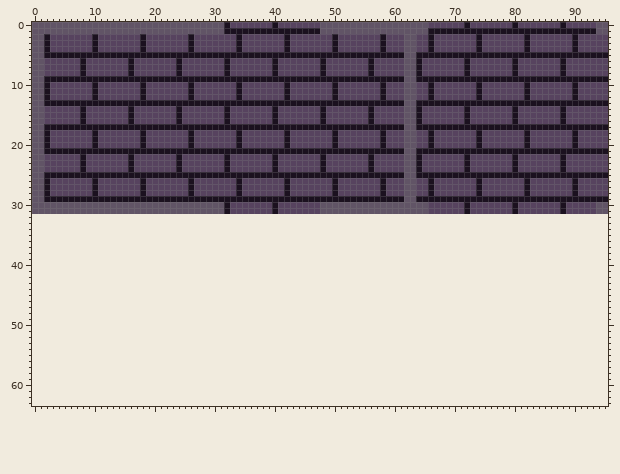
One commit to this pixel-art file: helping hand/art/dungtile.aseprite. The picture above was drawn from the file before the commit.
96x32 pixels, 1 frame. The old version is drawn lined up with the new one, on the new canvas.
After the commit:
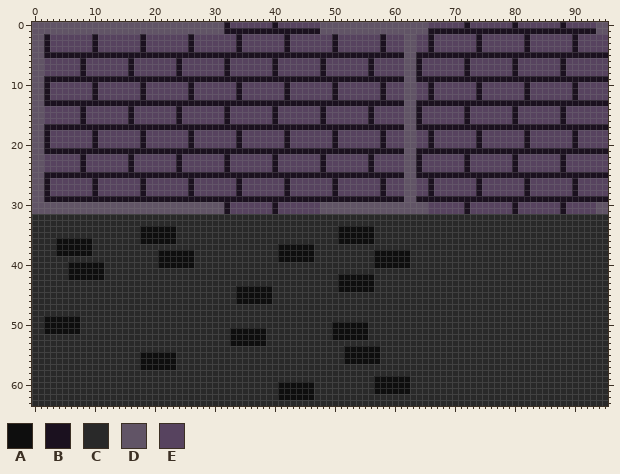
Palette (. is transparent): A #0e0e0e  B #1b111f  C #292929  D #615466  E #57435f
What changed:
canvas 96x32 -> 96x64
y 32..33: x 0..95 ................................................................................................ -> CCCCCCCCCCCCCCCCCCCCCCCCCCCCCCCCCCCCCCCCCCCCCCCCCCCCCCCCCCCCCCCCCCCCCCCCCCCCCCCCCCCCCCCCCCCCCCCC
y 34..35: x 0..95 ................................................................................................ -> CCCCCCCCCCCCCCCCCCAAAAAACCCCCCCCCCCCCCCCCCCCCCCCCCCAAAAAACCCCCCCCCCCCCCCCCCCCCCCCCCCCCCCCCCCCCCC
y 36: x 0..95 ................................................................................................ -> CCCCAAAAAACCCCCCCCAAAAAACCCCCCCCCCCCCCCCCCCCCCCCCCCAAAAAACCCCCCCCCCCCCCCCCCCCCCCCCCCCCCCCCCCCCCC
y 37: x 0..95 ................................................................................................ -> CCCCAAAAAACCCCCCCCCCCCCCCCCCCCCCCCCCCCCCCAAAAAACCCCCCCCCCCCCCCCCCCCCCCCCCCCCCCCCCCCCCCCCCCCCCCCC
y 38: x 0..95 ................................................................................................ -> CCCCAAAAAACCCCCCCCCCCAAAAAACCCCCCCCCCCCCCAAAAAACCCCCCCCCCAAAAAACCCCCCCCCCCCCCCCCCCCCCCCCCCCCCCCC
y 39: x 0..95 ................................................................................................ -> CCCCCCCCCCCCCCCCCCCCCAAAAAACCCCCCCCCCCCCCAAAAAACCCCCCCCCCAAAAAACCCCCCCCCCCCCCCCCCCCCCCCCCCCCCCCC
y 40: x 0..95 ................................................................................................ -> CCCCCCAAAAAACCCCCCCCCAAAAAACCCCCCCCCCCCCCCCCCCCCCCCCCCCCCAAAAAACCCCCCCCCCCCCCCCCCCCCCCCCCCCCCCCC
y 41: x 0..95 ................................................................................................ -> CCCCCCAAAAAACCCCCCCCCCCCCCCCCCCCCCCCCCCCCCCCCCCCCCCCCCCCCCCCCCCCCCCCCCCCCCCCCCCCCCCCCCCCCCCCCCCC
y 42: x 0..95 ................................................................................................ -> CCCCCCAAAAAACCCCCCCCCCCCCCCCCCCCCCCCCCCCCCCCCCCCCCCAAAAAACCCCCCCCCCCCCCCCCCCCCCCCCCCCCCCCCCCCCCC
y 43: x 0..95 ................................................................................................ -> CCCCCCCCCCCCCCCCCCCCCCCCCCCCCCCCCCCCCCCCCCCCCCCCCCCAAAAAACCCCCCCCCCCCCCCCCCCCCCCCCCCCCCCCCCCCCCC
y 44: x 0..95 ................................................................................................ -> CCCCCCCCCCCCCCCCCCCCCCCCCCCCCCCCCCAAAAAACCCCCCCCCCCAAAAAACCCCCCCCCCCCCCCCCCCCCCCCCCCCCCCCCCCCCCC
y 45..46: x 0..95 ................................................................................................ -> CCCCCCCCCCCCCCCCCCCCCCCCCCCCCCCCCCAAAAAACCCCCCCCCCCCCCCCCCCCCCCCCCCCCCCCCCCCCCCCCCCCCCCCCCCCCCCC
y 47..48: x 0..95 ................................................................................................ -> CCCCCCCCCCCCCCCCCCCCCCCCCCCCCCCCCCCCCCCCCCCCCCCCCCCCCCCCCCCCCCCCCCCCCCCCCCCCCCCCCCCCCCCCCCCCCCCC
y 49: x 0..95 ................................................................................................ -> CCAAAAAACCCCCCCCCCCCCCCCCCCCCCCCCCCCCCCCCCCCCCCCCCCCCCCCCCCCCCCCCCCCCCCCCCCCCCCCCCCCCCCCCCCCCCCC
y 50: x 0..95 ................................................................................................ -> CCAAAAAACCCCCCCCCCCCCCCCCCCCCCCCCCCCCCCCCCCCCCCCCCAAAAAACCCCCCCCCCCCCCCCCCCCCCCCCCCCCCCCCCCCCCCC
y 51: x 0..95 ................................................................................................ -> CCAAAAAACCCCCCCCCCCCCCCCCCCCCCCCCAAAAAACCCCCCCCCCCAAAAAACCCCCCCCCCCCCCCCCCCCCCCCCCCCCCCCCCCCCCCC
y 52: x 0..95 ................................................................................................ -> CCCCCCCCCCCCCCCCCCCCCCCCCCCCCCCCCAAAAAACCCCCCCCCCCAAAAAACCCCCCCCCCCCCCCCCCCCCCCCCCCCCCCCCCCCCCCC
y 53: x 0..95 ................................................................................................ -> CCCCCCCCCCCCCCCCCCCCCCCCCCCCCCCCCAAAAAACCCCCCCCCCCCCCCCCCCCCCCCCCCCCCCCCCCCCCCCCCCCCCCCCCCCCCCCC
y 54: x 0..95 ................................................................................................ -> CCCCCCCCCCCCCCCCCCCCCCCCCCCCCCCCCCCCCCCCCCCCCCCCCCCCAAAAAACCCCCCCCCCCCCCCCCCCCCCCCCCCCCCCCCCCCCC
y 55..56: x 0..95 ................................................................................................ -> CCCCCCCCCCCCCCCCCCAAAAAACCCCCCCCCCCCCCCCCCCCCCCCCCCCAAAAAACCCCCCCCCCCCCCCCCCCCCCCCCCCCCCCCCCCCCC
y 57: x 0..95 ................................................................................................ -> CCCCCCCCCCCCCCCCCCAAAAAACCCCCCCCCCCCCCCCCCCCCCCCCCCCCCCCCCCCCCCCCCCCCCCCCCCCCCCCCCCCCCCCCCCCCCCC
y 58: x 0..95 ................................................................................................ -> CCCCCCCCCCCCCCCCCCCCCCCCCCCCCCCCCCCCCCCCCCCCCCCCCCCCCCCCCCCCCCCCCCCCCCCCCCCCCCCCCCCCCCCCCCCCCCCC
y 59: x 0..95 ................................................................................................ -> CCCCCCCCCCCCCCCCCCCCCCCCCCCCCCCCCCCCCCCCCCCCCCCCCCCCCCCCCAAAAAACCCCCCCCCCCCCCCCCCCCCCCCCCCCCCCCC
y 60..61: x 0..95 ................................................................................................ -> CCCCCCCCCCCCCCCCCCCCCCCCCCCCCCCCCCCCCCCCCAAAAAACCCCCCCCCCAAAAAACCCCCCCCCCCCCCCCCCCCCCCCCCCCCCCCC
y 62: x 0..95 ................................................................................................ -> CCCCCCCCCCCCCCCCCCCCCCCCCCCCCCCCCCCCCCCCCAAAAAACCCCCCCCCCCCCCCCCCCCCCCCCCCCCCCCCCCCCCCCCCCCCCCCC
y 63: x 0..95 ................................................................................................ -> CCCCCCCCCCCCCCCCCCCCCCCCCCCCCCCCCCCCCCCCCCCCCCCCCCCCCCCCCCCCCCCCCCCCCCCCCCCCCCCCCCCCCCCCCCCCCCCC
